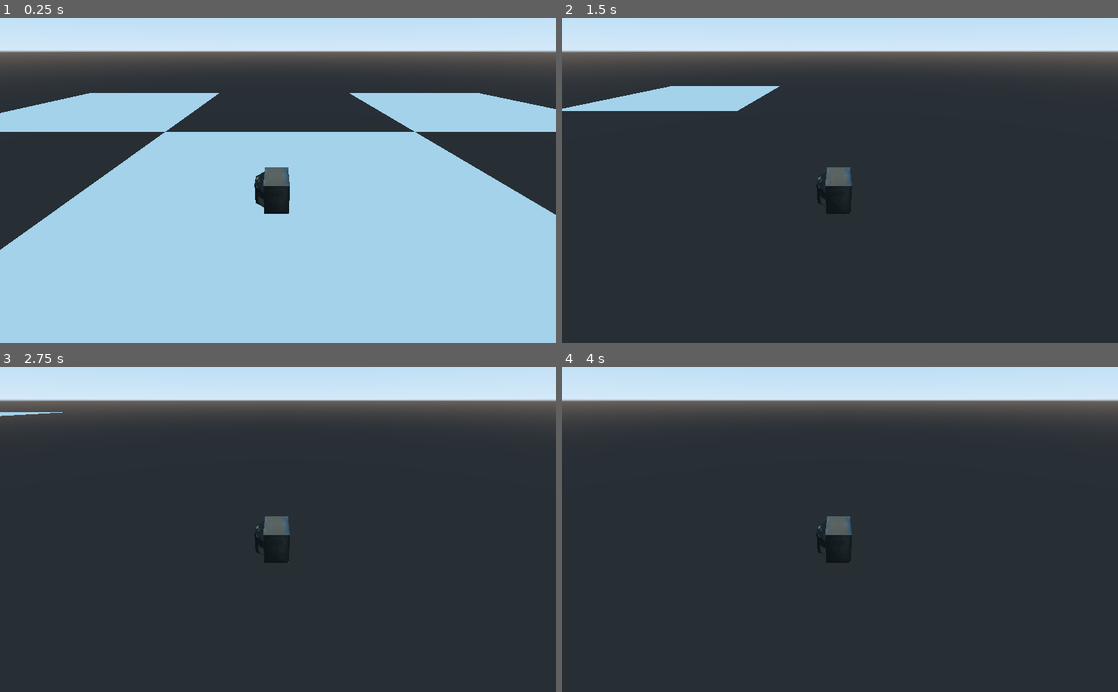
Above: before the commit, frames 1-4 (two rows, left to right).
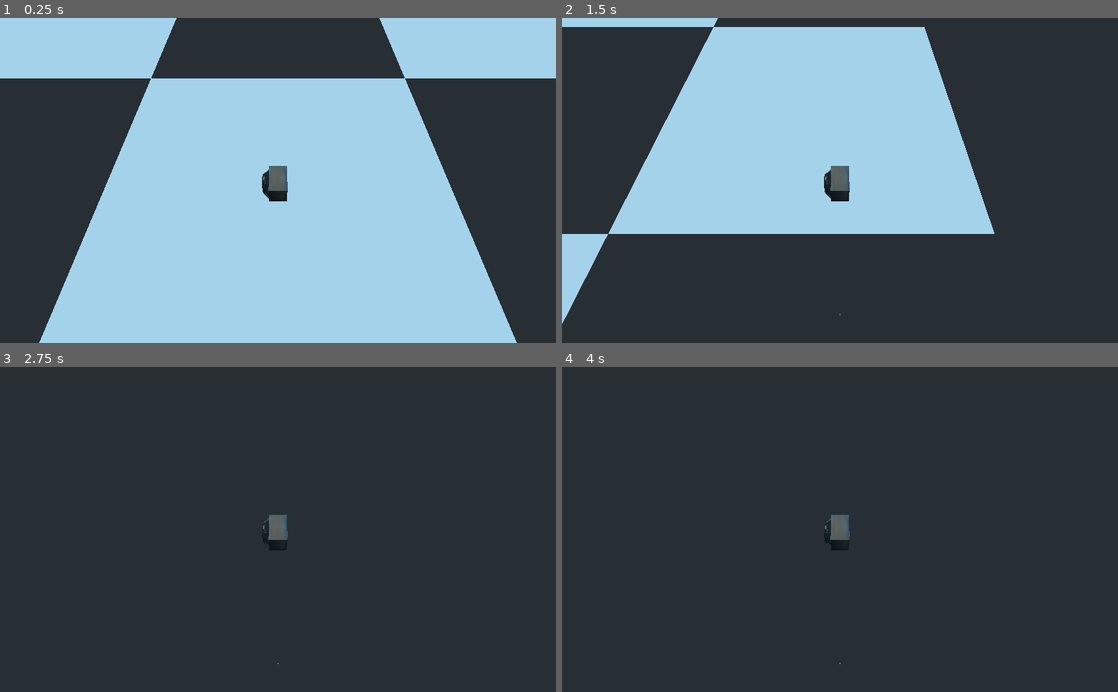
Above: after the commit, the same moments.

Repository: TagDBack/TDB-STB
Game: Godot game, scene res://scenes/tests/3d-move.tscn
The game is run twice, just before and just after one commit, with the same random seed, the same clock (stepped at 60 frames per second) and the same inputs. The project has no main scene, so this scene is started directly.
Inputs:
- Up to frame 1 (0.25 s): no input
- Up to frame 2 (1.5 s): hold Right (move_right) 0.53-1.28 s; hold Shift (move_sprint) 0.53-1.28 s; hold Down (move_down) from 1.28 s (still down); tap Shift (move_sprint) at 1.35 s
- Up to frame 3 (2.75 s): release Down (move_down) at 2.03 s; hold Right (move_right) from 2.03 s (still down); hold Shift (move_sprint) from 2.03 s (still down)
- Up to frame 4 (4 s): release Right (move_right) at 2.78 s; release Shift (move_sprint) at 2.78 s; hold Up (move_up) 2.78-3.53 s; tap Shift (move_sprint) at 2.85 s; tap Enter at 3.5 s; hold Left (move_left) from 3.53 s (still down); hold Shift (move_sprint) from 3.53 s (still down)

The runs differ from the first frame. In frame 1, 40% of the frame differs, in the area x 0-100%, y 0-100%; in frame 2, 45%, in the area x 0-100%, y 0-95%; in frame 3, 15%; in frame 4, 15%.

Commit message:
WIP radial movement

Diff:
--- /dev/null
+++ b/scenes/entities/test-entity-r.tscn
@@ -0,0 +1,20 @@
+[gd_scene load_steps=5 format=2]
+
+[ext_resource path="res://assets/objects/3d/Test-tv/scene.gltf" type="PackedScene" id=1]
+[ext_resource path="res://scripts/test/test-entity-r-h.gd" type="Script" id=2]
+[ext_resource path="res://scripts/test/test-entity-r-v.gd" type="Script" id=3]
+
+[sub_resource type="SphereShape" id=1]
+
+[node name="KinematicBody" type="KinematicBody"]
+script = ExtResource( 3 )
+
+[node name="KinematicBody" type="KinematicBody" parent="."]
+transform = Transform( 1, 0, 0, 0, 1, 0, 0, 0, 1, 3.69983, 0, 0 )
+script = ExtResource( 2 )
+
+[node name="scene" parent="KinematicBody" instance=ExtResource( 1 )]
+
+[node name="CollisionShape" type="CollisionShape" parent="KinematicBody"]
+transform = Transform( 0.4, 0, 0, 0, 0.4, 0, 0, 0, 0.4, 0, 0, 0 )
+shape = SubResource( 1 )
--- a/scenes/entities/test-entity.tscn
+++ b/scenes/entities/test-entity.tscn
@@ -1,7 +1,7 @@
 [gd_scene load_steps=4 format=2]
 
 [ext_resource path="res://assets/objects/3d/Test-tv/scene.gltf" type="PackedScene" id=1]
-[ext_resource path="res://scripts/test/test-entity.gd" type="Script" id=2]
+[ext_resource path="res://scripts/test/test-entity-free.gd" type="Script" id=2]
 
 [sub_resource type="SphereShape" id=1]
 
@@ -13,3 +13,6 @@
 [node name="CollisionShape" type="CollisionShape" parent="."]
 transform = Transform( 0.4, 0, 0, 0, 0.4, 0, 0, 0, 0.4, 0, 0, 0 )
 shape = SubResource( 1 )
+
+[node name="Camera" type="Camera" parent="."]
+transform = Transform( 1, 0, 0, 0, 0.5, 0.866025, 0, -0.866025, 0.5, 0, 5.49516, 3.06565 )
--- a/scenes/entities/test-plane.tscn
+++ b/scenes/entities/test-plane.tscn
@@ -34,3 +34,35 @@
 [node name="MeshInstance5" type="MeshInstance" parent="."]
 transform = Transform( 1, 0, 0, 0, 1, 0, 0, 0, 1, -2, 0, -2 )
 mesh = SubResource( 2 )
+
+[node name="MeshInstance6" type="MeshInstance" parent="."]
+transform = Transform( 1, 0, 0, 0, 1, 0, 0, 0, 1, -4, 0, -4 )
+mesh = SubResource( 2 )
+
+[node name="MeshInstance7" type="MeshInstance" parent="."]
+transform = Transform( 1, 0, 0, 0, 1, 0, 0, 0, 1, -4, 0, 4 )
+mesh = SubResource( 2 )
+
+[node name="MeshInstance8" type="MeshInstance" parent="."]
+transform = Transform( 1, 0, 0, 0, 1, 0, 0, 0, 1, 4, 0, -4 )
+mesh = SubResource( 2 )
+
+[node name="MeshInstance9" type="MeshInstance" parent="."]
+transform = Transform( 1, 0, 0, 0, 1, 0, 0, 0, 1, 4, 0, 4 )
+mesh = SubResource( 2 )
+
+[node name="MeshInstance12" type="MeshInstance" parent="."]
+transform = Transform( 1, 0, 0, 0, 1, 0, 0, 0, 1, -4, 0, 0 )
+mesh = SubResource( 2 )
+
+[node name="MeshInstance13" type="MeshInstance" parent="."]
+transform = Transform( 1, 0, 0, 0, 1, 0, 0, 0, 1, 4, 0, 0 )
+mesh = SubResource( 2 )
+
+[node name="MeshInstance10" type="MeshInstance" parent="."]
+transform = Transform( 1, 0, 0, 0, 1, 0, 0, 0, 1, 0, 0, -4 )
+mesh = SubResource( 2 )
+
+[node name="MeshInstance11" type="MeshInstance" parent="."]
+transform = Transform( 1, 0, 0, 0, 1, 0, 0, 0, 1, 0, 0, 4 )
+mesh = SubResource( 2 )
--- /dev/null
+++ b/scenes/tests/3d-move-radial.tscn
@@ -0,0 +1,34 @@
+[gd_scene load_steps=5 format=2]
+
+[ext_resource path="res://scenes/entities/test-entity-r.tscn" type="PackedScene" id=1]
+[ext_resource path="res://scenes/entities/test-plane.tscn" type="PackedScene" id=2]
+
+[sub_resource type="CylinderShape" id=1]
+
+[sub_resource type="CylinderMesh" id=2]
+
+[node name="Spatial" type="Spatial"]
+
+[node name="Spatial" type="Spatial" parent="."]
+
+[node name="KinematicBody" parent="." instance=ExtResource( 1 )]
+transform = Transform( 1, 0, 0, 0, 1, 0, 0, 0, 1, 0, 0, 7.843 )
+
+[node name="Camera" type="Camera" parent="KinematicBody"]
+transform = Transform( 1, 0, 0, 0, 0.873611, 0.486625, 0, -0.486625, 0.873611, 0.0276041, 2.40692, 3.9449 )
+
+[node name="Area" type="Spatial" parent="."]
+transform = Transform( 1, 0, 0, 0, 1, 0, 0, 0, 1, 0, -0.75, 0 )
+
+[node name="StaticBody" parent="Area" instance=ExtResource( 2 )]
+transform = Transform( 5, 0, 0, 0, 1, 0, 0, 0, 5, 0, 0, 0 )
+
+[node name="StaticBody2" type="StaticBody" parent="Area"]
+
+[node name="CollisionShape" type="CollisionShape" parent="Area/StaticBody2"]
+transform = Transform( 3, 0, 0, 0, 1, 0, 0, 0, 3, 0, 1, 0 )
+shape = SubResource( 1 )
+
+[node name="MeshInstance" type="MeshInstance" parent="Area/StaticBody2"]
+transform = Transform( 2, 0, 0, 0, 2, 0, 0, 0, 2, 0, 2, 0 )
+mesh = SubResource( 2 )
--- a/scenes/tests/3d-move.tscn
+++ b/scenes/tests/3d-move.tscn
@@ -7,14 +7,10 @@
 
 [node name="Spatial" type="Spatial" parent="."]
 
-[node name="KinematicBody" parent="." instance=ExtResource( 1 )]
-transform = Transform( 1, 0, 0, 0, 1, 0, 0, 0, 1, -0.511409, 0, 0.109368 )
-
-[node name="Camera" type="Camera" parent="KinematicBody"]
-transform = Transform( 1, 0, 0, 0, 0.873611, 0.486625, 0, -0.486625, 0.873611, 0.0276041, 2.40692, 3.9449 )
-
 [node name="Area" type="Spatial" parent="."]
 transform = Transform( 1, 0, 0, 0, 1, 0, 0, 0, 1, 0, -0.75, 0 )
 
 [node name="StaticBody" parent="Area" instance=ExtResource( 2 )]
 transform = Transform( 5, 0, 0, 0, 1, 0, 0, 0, 5, 0, 0, 0 )
+
+[node name="KinematicBody" parent="." instance=ExtResource( 1 )]
--- /dev/null
+++ b/scripts/test/test-entity-r-h.gd
@@ -0,0 +1,48 @@
+extends KinematicBody
+
+
+export (int) var movementSpeed = 14
+export (int) var sprintSpeedMult = 2
+export (int) var vDir = 0
+export (int) var radiiFromPoint = 0
+
+var velocity = Vector3.ZERO
+const UP = Vector3(0,-1,0)
+const gravity = 10
+
+# Called when the node enters the scene tree for the first time.
+func _ready():
+	pass # Replace with function body.
+
+
+func get_input(delta):
+	var speed = movementSpeed
+	var direction = Vector3.ZERO
+
+	# Check Sprinting
+	if Input.is_action_pressed("move_sprint"):
+		speed = sprintSpeedMult * movementSpeed
+
+	# Move Z
+	if Input.is_action_pressed("move_left"):
+		#direction.z -= 1
+		pass
+
+	if Input.is_action_pressed("move_right"):
+		#direction.z += 1
+		pass
+
+	if direction != Vector3.ZERO:
+		direction = direction.normalized()
+		#$Pivot.look_at(translation + direction, Vector3.UP)
+
+	# Vertical velocity
+	velocity.y -= gravity * delta
+
+
+# Called every frame. 'delta' is the elapsed time since the previous frame.
+func _process(delta):
+	get_input(delta)
+
+	# Moving the character
+	velocity = move_and_slide(velocity, Vector3.UP)
--- /dev/null
+++ b/scripts/test/test-entity-r-v.gd
@@ -0,0 +1,47 @@
+extends KinematicBody
+
+
+export (int) var movementSpeed = 14
+export (int) var sprintSpeedMult = 2
+export (int) var vDir = 0
+
+# Export Z axis position
+
+var velocity = Vector3.ZERO
+const UP = Vector3(0,-1,0)
+const gravity = 10
+
+# Called when the node enters the scene tree for the first time.
+func _ready():
+	pass # Replace with function body.
+
+
+func get_input(delta):
+	var speed = movementSpeed
+	var direction = Vector3.ZERO
+
+	# Check Sprinting
+	if Input.is_action_pressed("move_sprint"):
+		speed = sprintSpeedMult * movementSpeed
+
+	# Move Z
+	if Input.is_action_pressed("move_up"):
+		direction.z -= 1
+
+	if Input.is_action_pressed("move_down"):
+		direction.z += 1
+
+	if direction != Vector3.ZERO:
+		direction = direction.normalized()
+		#$Pivot.look_at(translation + direction, Vector3.UP)
+
+	# Ground velocity
+	velocity.z = direction.z * speed
+
+
+# Called every frame. 'delta' is the elapsed time since the previous frame.
+func _process(delta):
+	get_input(delta)
+
+	# Moving the character
+	velocity = move_and_slide(velocity, Vector3.UP)
Renamed: scripts/test/test-entity.gd -> scripts/test/test-entity-free.gd
